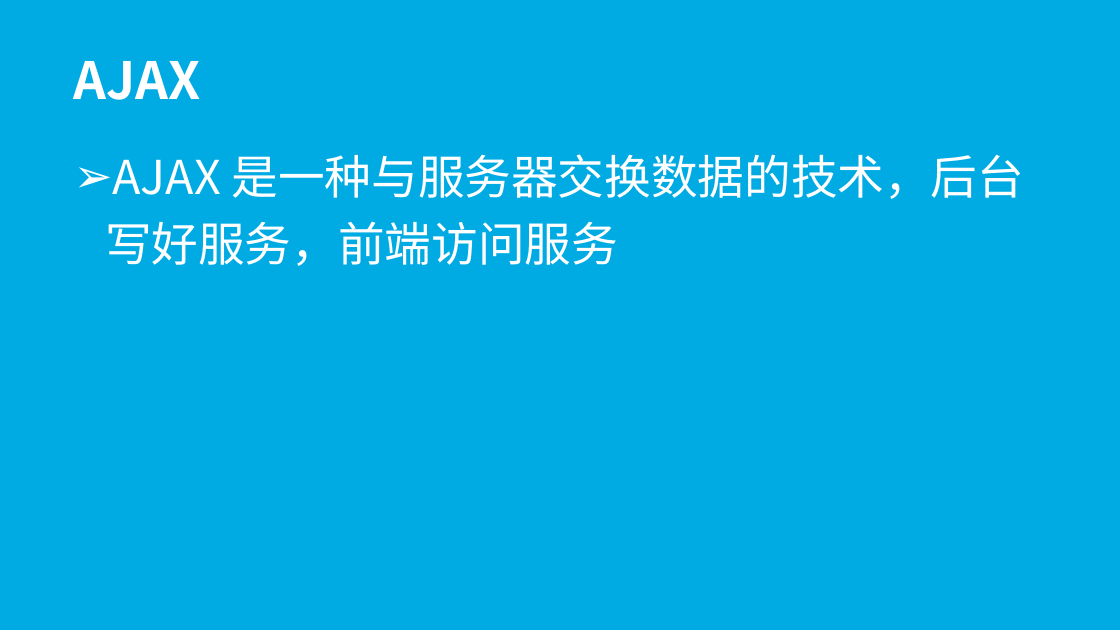
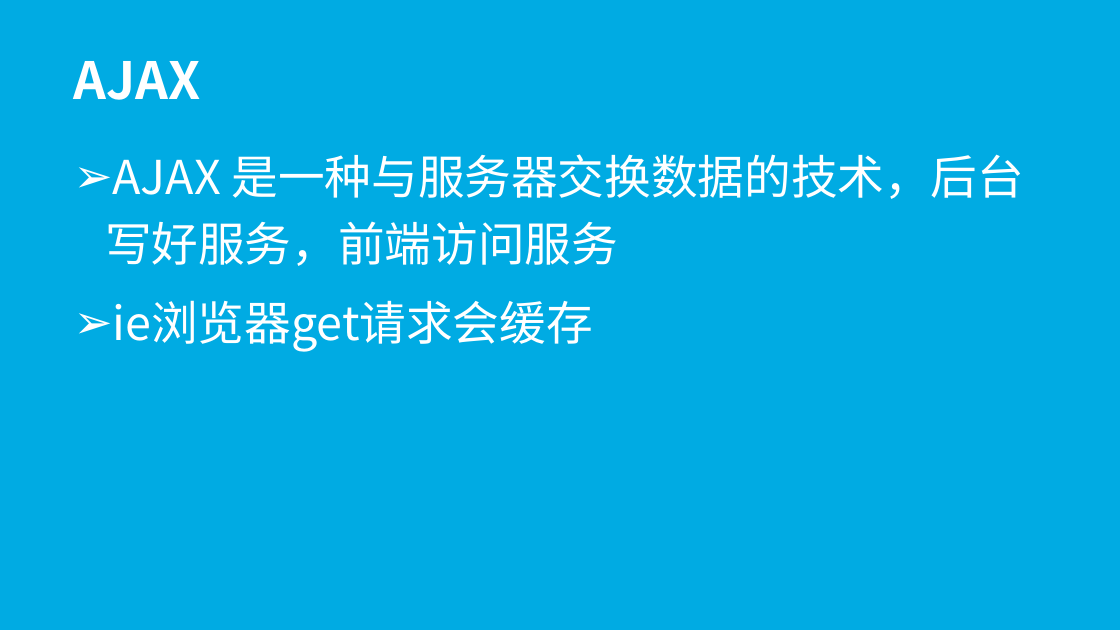
Before and after one commit to wugenshui/ppt, a slide deck: slide 24 of JS/jQuery.pptx. Drawn at 1120x630 pixels with LibreOffice and Linux fonts; fonts in the diff are those of the drawing. Boxes give left, top, right and bottom in pixels: in the first picture for what was removed or moved away, otherwise in the second. Text is boxed around its words. In the diff, an @@ line names an element or a change of style, - is before the commit and + after.

Commit message:
ajax

```diff
--- a/JS/jQuery.pptx
+++ b/JS/jQuery.pptx
@@ subtitle at (113,300,593,352): paragraph added @@
+➢ ie浏览器get请求会缓存
```
